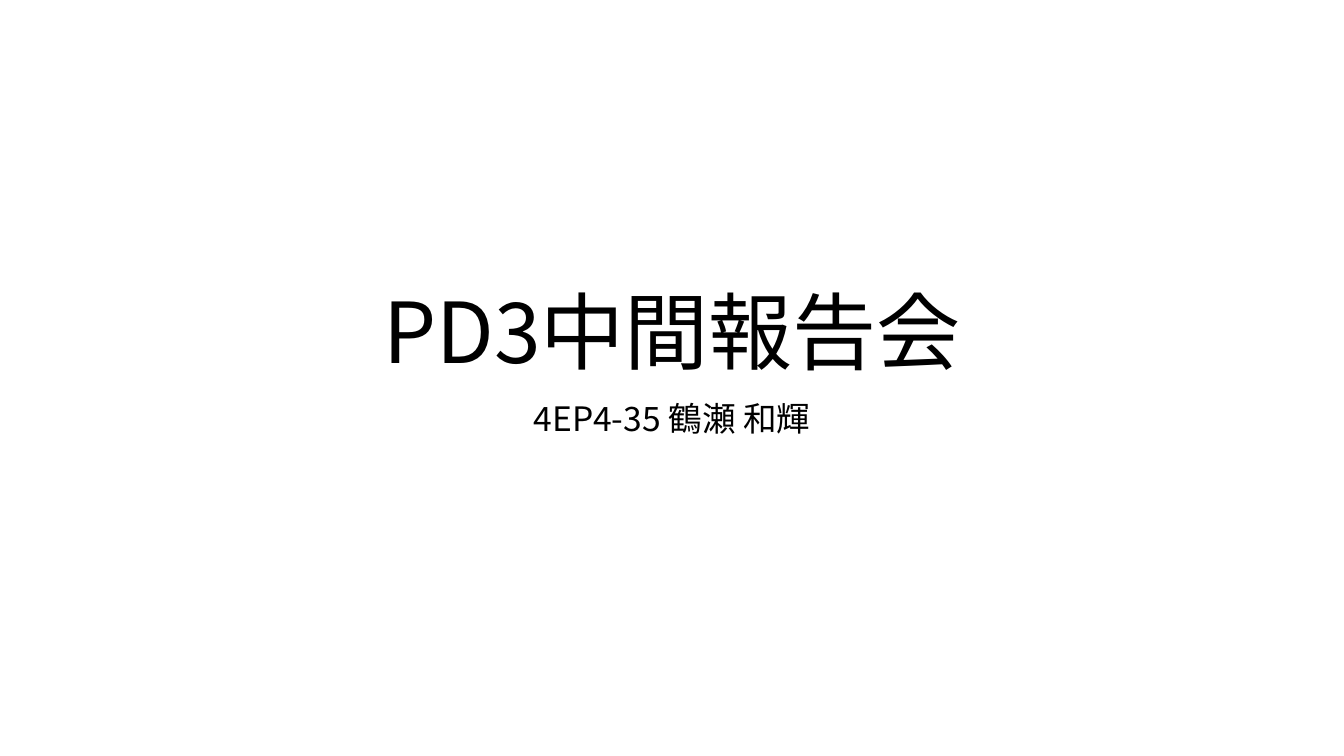
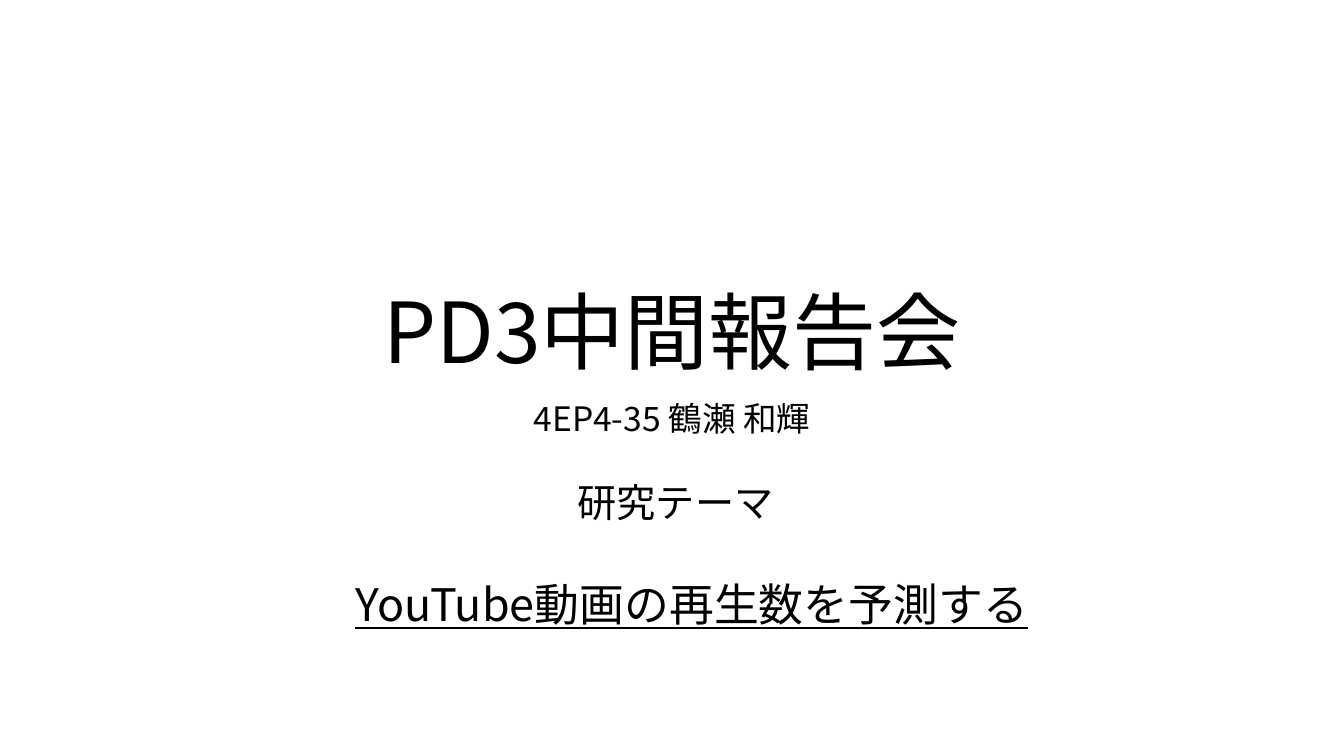
Before and after one commit to tsuru-kazu/research, a slide deck: slide 1 of docs/PD3_interim_report.pptx. Drawn at 1344x756 pixels with LibreOffice and Linux fonts; fonts in the diff are those of the drawing. Boxes give left, top, right and bottom in pixels: in the first picture for what was removed or moved away, otherwise in the second. Text is boxed around its words. In the diff, an @@ line names an element or a change of style, - is before the commit and + after.

```diff
--- a/docs/PD3_interim_report.pptx
+++ b/docs/PD3_interim_report.pptx
@@ text added at box(578, 484, 774, 520), 28 pt, text #000000 @@
+研究テーマ
@@ text added at box(355, 583, 1027, 629), 32 pt, text #000000, underline @@
+YouTube動画の再生数を予測する
```
Also in this commit, not shown: 5 other slides changed, 1 slide removed, 2 other files.
